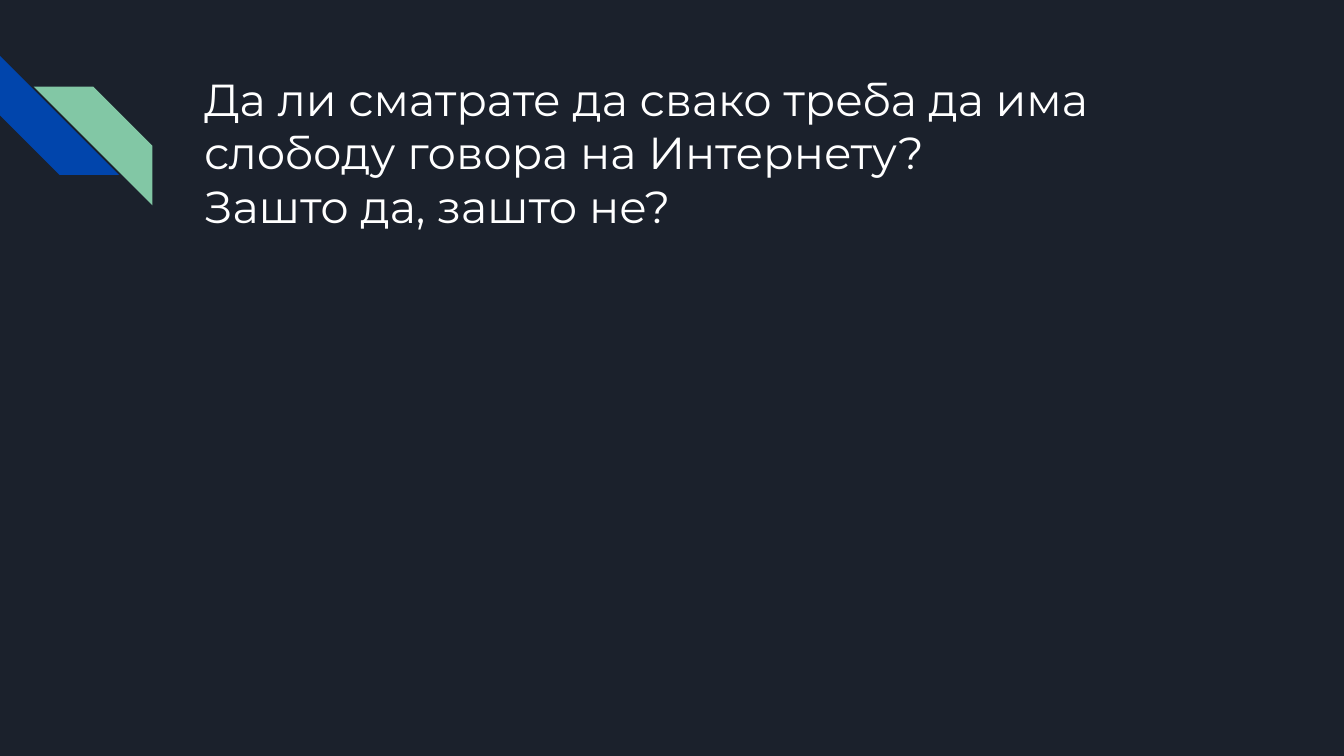
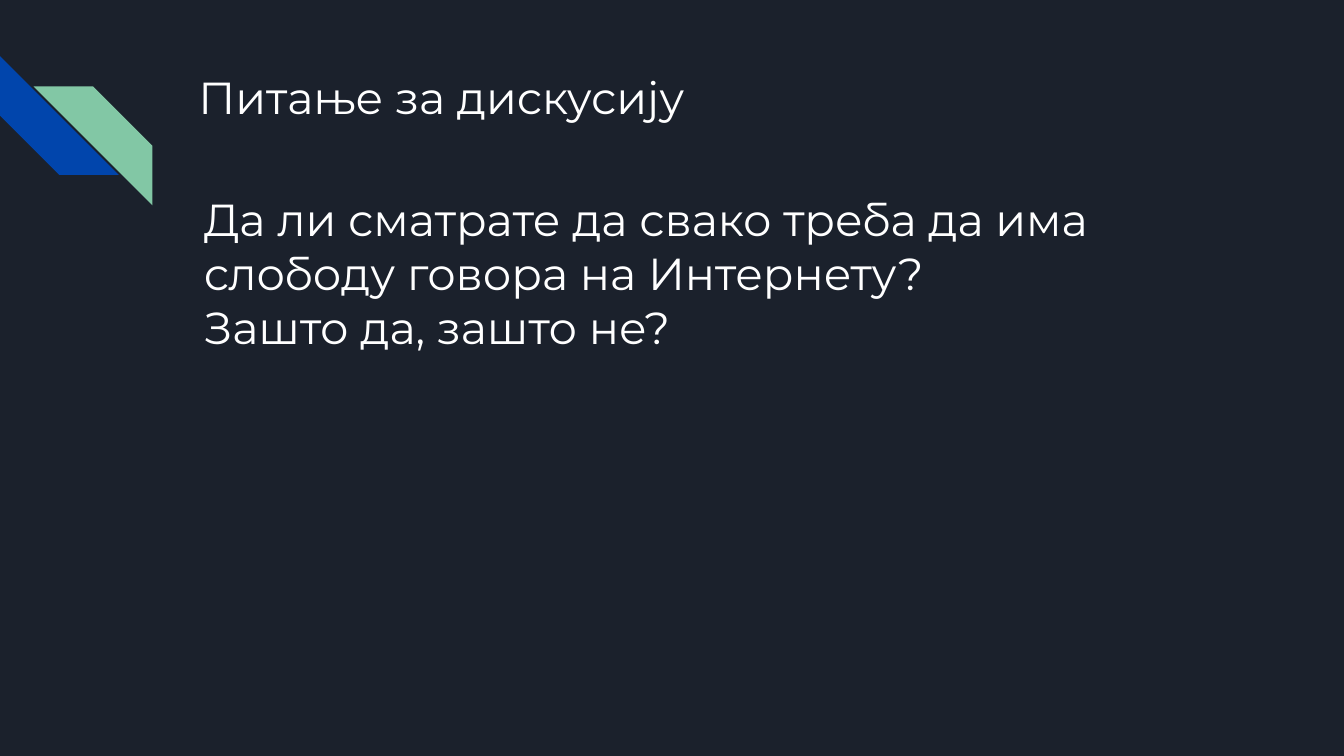
Before and after one commit to vukvuk21/RID, a slide deck: slide 9 of rid_2022_seminarski/mi18099_Andrijana_Aleksic/predavanje_1/slobodagovora.pptx (slide 8 before the commit). Drawn at 1344x756 pixels with LibreOffice and Linux fonts; fonts in the diff are those of the drawing. Boxes give left, top, right and bottom in pixels: in the first picture for what was removed or moved away, otherwise in the second. Text is boxed around its words. In the diff, an @@ line names an element or a change of style, - is before the commit and + after.

```diff
--- a/rid_2022_seminarski/mi18099_Andrijana_Aleksic/predavanje_1/slobodagovora.pptx
+++ b/rid_2022_seminarski/mi18099_Andrijana_Aleksic/predavanje_1/slobodagovora.pptx
@@ text added at <box>198,80,684,123</box>, 24 pt, text #FFFFFF @@
+Питање за дискусију
@@ text at <box>204,202,1087,351</box>: text changed @@
-Да ли сматрате да свако треба да има слободу говора на Интернету?
-Зашто да, зашто не?
+Да ли сматрате да свако треба да има слободу говора на Интернету?
+Зашто да, зашто не?
```
Also in this commit, not shown: 10 other slides changed, 1 slide added, 4 other files.
